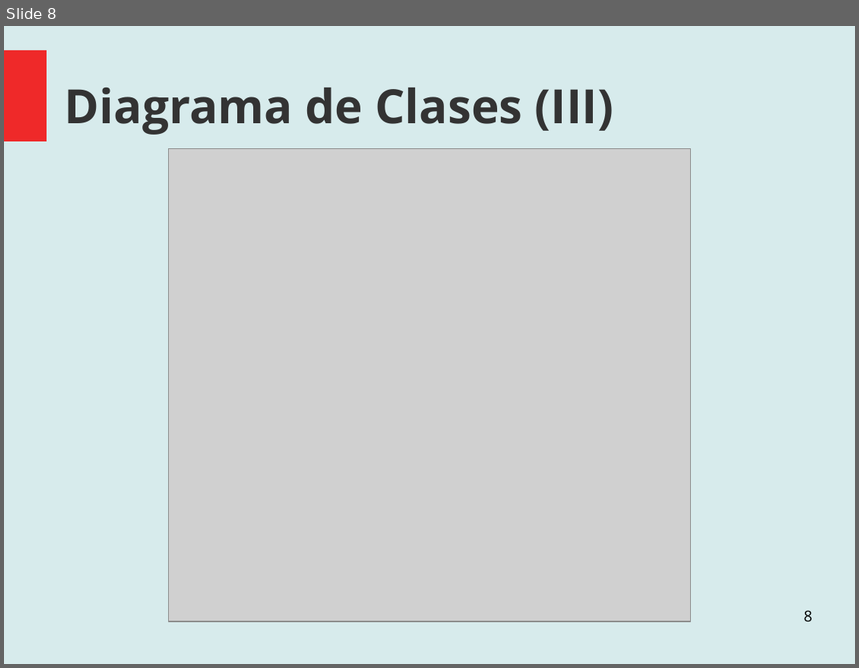
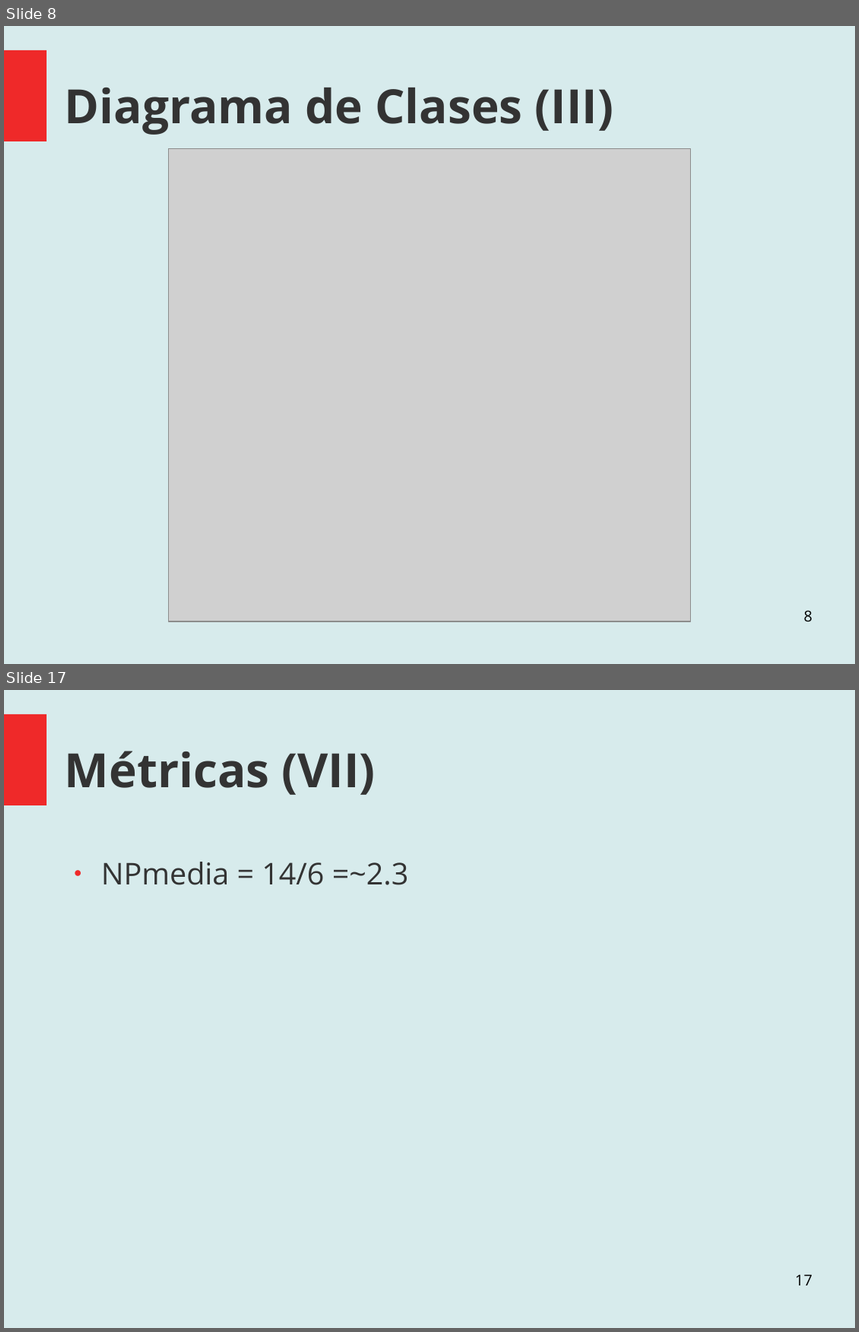
Before and after one commit to santiago-m/ProyectoAnalisisYDise-o, a slide deck: Documentation/Muestra de Avances.odp. Shown one above the other, each under a label of ours: slide 8 before the commit, slides 8 and 17 after it; the slides between them are not shown. The pictures are 859x668 and 859x1332 pixels, drawn with LibreOffice and Linux fonts; fonts in the diff are those of the drawing; grey boxes stand for pictures. Boxes give left, top, right and bottom in pixels: in the first picture for what was removed or moved away, otherwise in the second. Text is boxed around its words. In the diff, an @@ line names an element or a change of style, - is before the commit and + after.

```diff
--- a/Documentation/Muestra de Avances.odp
+++ b/Documentation/Muestra de Avances.odp
@@ slide 17 added at bbox=[4, 690, 855, 1328], background #D7EBEC; not listed: 1 template element that a slide beside it also shows @@
@@ title added at bbox=[65, 751, 375, 795], 44 pt, text #333333, bold @@
+Métricas (VII)
@@ text added at bbox=[101, 862, 409, 885], 28 pt, text #333333 @@
+● NPmedia = 14/6 =~2.3
@@ page number added at bbox=[795, 1275, 813, 1286], 14 pt, text #000000 @@
+17
```
Also in this commit, not shown: 3 slides changed, 6 other slides added, 2 slides removed.
